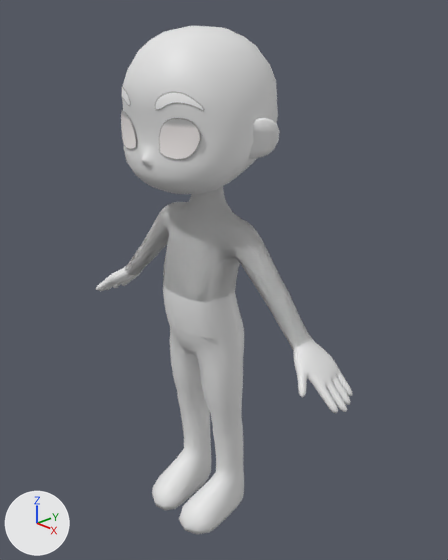
What one commit did to the Blender file Data/Shaina/Blender/Clothes/Outfit_01.blend.
Camera for both pictures: a 50 mm lens placed at (1.443, -1.256, 1.68), pointed at (0.033, 0.072, 0.891). Arrows for +X, +Y and +Z are at lower left; the lights stay in place.

The older version as bpy lines, for what is in view:
```python
me_cube_002 = bpy.data.meshes.new('Cube.002')
me_cube_002.from_pydata(...)  # 132 vertices, 128 faces; spans x -26.9..26.9, y 133.2..144.8, z -7.0..1.1
me_plane_003 = bpy.data.meshes.new('Plane.003')
me_plane_003.from_pydata(...)  # 56 vertices, 40 faces; spans x -146.6..-131.4, y -1.3..10.7, z -22.1..22.1
me_plane_003.materials.append(mat_eyes_001)
me_plane_006 = bpy.data.meshes.new('Plane.006')
me_plane_006.from_pydata(...)  # 247 vertices, 222 faces; spans x -120.2..-73.4, y -23.2..-0.4, z -44.3..0.0
ob_ears = bpy.data.objects.new('Ears', me_cube_002)
ob_ears.location = (0.0, 0.0, 0.0)
ob_ears.rotation_euler = (1.571, 0.0, 0.0)  # degrees (90, 0, 0)
ob_ears.scale = (0.01, 0.01, 0.01)
ob_eyes = bpy.data.objects.new('Eyes', me_plane_003)
ob_eyes.location = (0.0, -0.11, 0.015)
ob_eyes.rotation_euler = (-3.142, 1.571, 0.0)  # degrees (-180, 90, 0)
ob_eyes.scale = (0.01, 0.01, 0.01)
ob_shirt_01 = bpy.data.objects.new('Shirt_01', me_plane_006)
ob_shirt_01.location = (0.0, -0.106, 0.015)
ob_shirt_01.rotation_euler = (-3.142, 1.571, 0.0)  # degrees (-180, 90, 0)
ob_shirt_01.scale = (0.01, 0.01, 0.01)
_m = ob_shirt_01.modifiers.new('Mirror', 'MIRROR')
_m.use_axis = (False, False, True)
_m.use_clip = True
# also in view: 'Eyebrows' at (0.0, -0.146, 1.492); 'BaseCharacter' at (0.0, 0.009, 0.841)
```
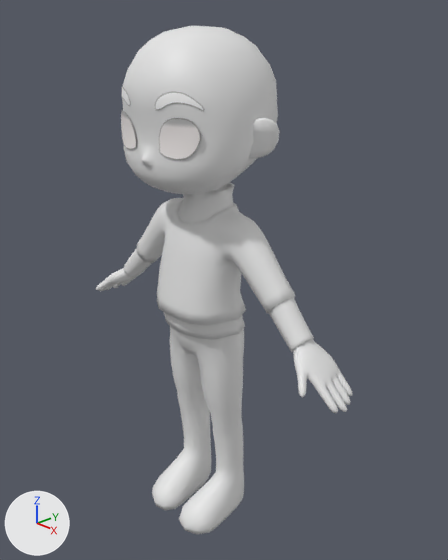
Where the change shows, as pixel boxes [x1, y1, x2, y2] in the pictures (448 x 560 px):
'Shirt_01.001', added: after [137, 198, 295, 326]
'Shirt_01', reshaped: before [163, 284, 243, 339]; after [124, 182, 314, 352]

The change in detail:
me_plane_006 is used by ob_shirt_01; location (0.0, -0.106, 0.015); rotation (-3.142, 1.571, 0.0), in degrees (-180, 90, 0); scale (0.01, 0.01, 0.01).
me_plane_006 had 247 vertices, 222 faces and spanned x -120.2..-73.4, y -23.2..-0.4, z -44.3..0.0.
me_plane_006 now has 290 vertices, 265 faces and spans x -119.9..-73.3, y -23.9..0.4, z -44.7..0.0.
me_plane_006 part 1: 1 vertex moved within x -73.4, y -0.8, z 0.0; 246 vertices removed from x -120.2..-73.4, y -23.2..-0.4, z -44.3..0.0; 289 vertices added at x -119.9..-73.3, y -23.9..0.4, z -44.7..0.0.
Mesh me_plane_007 is new.
It has 205 vertices, 185 faces and spans x -114.5..-79.5, y -24.4..2.4, z -36.4..0.0.
Object 'Shirt_01.001' (ob_shirt_01_001) is new; it shows me_plane_007.
Its location is (0.0, -0.106, 0.015).
Its rotation in degrees is (-180, 90, 0).
Its scale is (0.01, 0.01, 0.01).
It gains a MIRROR modifier named 'Mirror'.
Modifier setting: use_axis = (False, False, True).
Modifier setting: use_clip = True.
